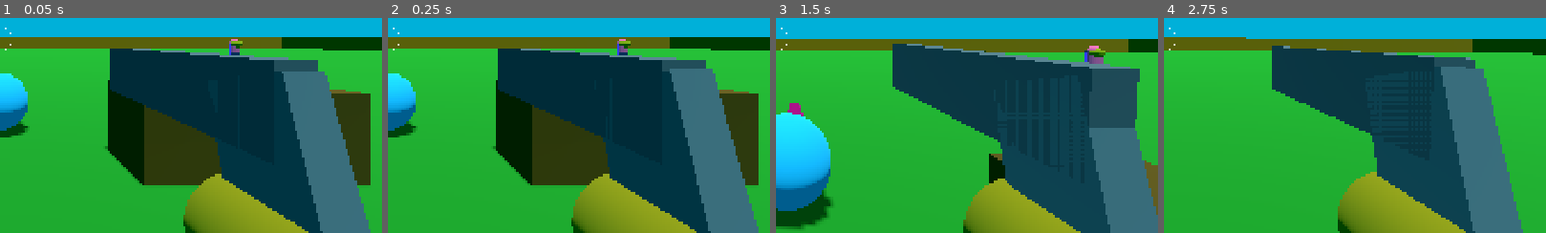
Above: before the commit, frames 1-4 (left to right).
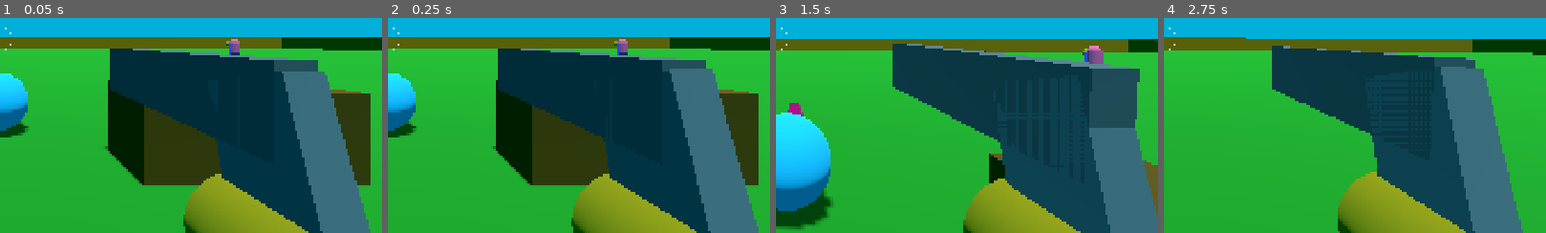
Above: after the commit, the same moments.

Repository: janisl/rpg-core
Game: Godot game, scene res://systems/main_scene.tscn
The game is run twice, just before and just after one commit, with the same random seed, the same clock (stepped at 60 frames per second) and the same inputs.
Inputs (mouse positions are % of the whole screen's width and height, from its top left):
- Up to frame 1 (0.05 s): no input
- Up to frame 2 (0.25 s): no input
- Up to frame 3 (1.5 s): move the mouse to (55, 50) at 0.52 s; hold Shift (crouch) 0.53-1.28 s; hold W (forward) from 0.53 s (still down); tap Space (jump) at 0.77 s; move the mouse to (45, 50) at 1.27 s; click (45, 50) at 1.35 s
- Up to frame 4 (2.75 s): keep holding W (forward); tap Space (jump) at 1.52 s; move the mouse to (52, 48) at 2.02 s; hold Ctrl (sprint) from 2.03 s (still down)
The pictures show only the part of the screen within x 50-100%, y 45-95%; the shares and areas given below are measured in that part.

The runs differ from the first frame. In frame 1, 0.1% of the frame differs, in the area x 59-64%, y 10-15%; in frame 2, 0.1%; in frame 3, 0.2%, in the area x 80-87%, y 14-19%; in frame 4, nothing differs.

Commit message:
Fix simple enemy orientation.

Diff:
--- a/actors/actor.gd
+++ b/actors/actor.gd
@@ -46,3 +46,12 @@
 			push_dir.y = 0
 			var push_force = mass_ratio * 5.0
 			c.get_collider().apply_impulse(push_dir * diff * push_force, c.get_position() - c.get_collider().global_position)
+
+
+func get_look_at_angle(target_position: Vector3) -> float:
+	var direction = global_position.direction_to(target_position)
+	direction.y = 0.0
+	if direction.is_zero_approx():
+		return rotation.y
+
+	return Vector3.FORWARD.angle_to(direction)
--- a/actors/simple_enemy.gd
+++ b/actors/simple_enemy.gd
@@ -81,9 +81,8 @@
 	if not nav_agent.avoidance_enabled:
 		_on_velocity_computed(nav_agent.velocity)
 
-	if not direction.is_zero_approx():
-		var target_rotation := atan2(direction.x, direction.z)
-		rotation.y = lerp_angle(rotation.y, target_rotation, 5.0 * delta)
+	var target_rotation := get_look_at_angle(next_pos)
+	rotation.y = lerp_angle(rotation.y, target_rotation, 5.0 * delta)
 
 
 func _on_detection_area_body_entered(body: Node3D) -> void:
@@ -102,8 +101,7 @@
 	nav_agent.velocity = Vector3.ZERO
 
 	if target:
-		var direction = global_position.direction_to(target.global_position)
-		var target_rotation = atan2(direction.x, direction.z)
+		var target_rotation = get_look_at_angle(target.global_position)
 		rotation.y = target_rotation
 		_apply_damage_to_target()
 
@@ -129,7 +127,7 @@
 
 
 func _apply_damage_to_target() -> void:
-	var health_component := target.get_node_or_null("HealthComponent") as HealthComponent
+	var target_health_component := target.get_node_or_null("HealthComponent") as HealthComponent
 
-	if health_component:
-		health_component.take_damage(melee_damage, self)
+	if target_health_component:
+		target_health_component.take_damage(melee_damage, self)
--- a/actors/simple_enemy.tscn
+++ b/actors/simple_enemy.tscn
@@ -764,6 +764,7 @@
 metadata/_custom_type_script = "uid://dr4uco4q7gkkg"
 
 [node name="Meshes" type="Node3D" parent="." unique_id=1175513267]
+transform = Transform3D(-1, 0, -8.742278e-08, 0, 1, 0, 8.742278e-08, 0, -1, 0, 0, 0)
 
 [node name="Body" type="MeshInstance3D" parent="Meshes" unique_id=764618833]
 transform = Transform3D(1, 0, 0, 0, 1, 0, 0, 0, 1, 0, 1.1, 0)
